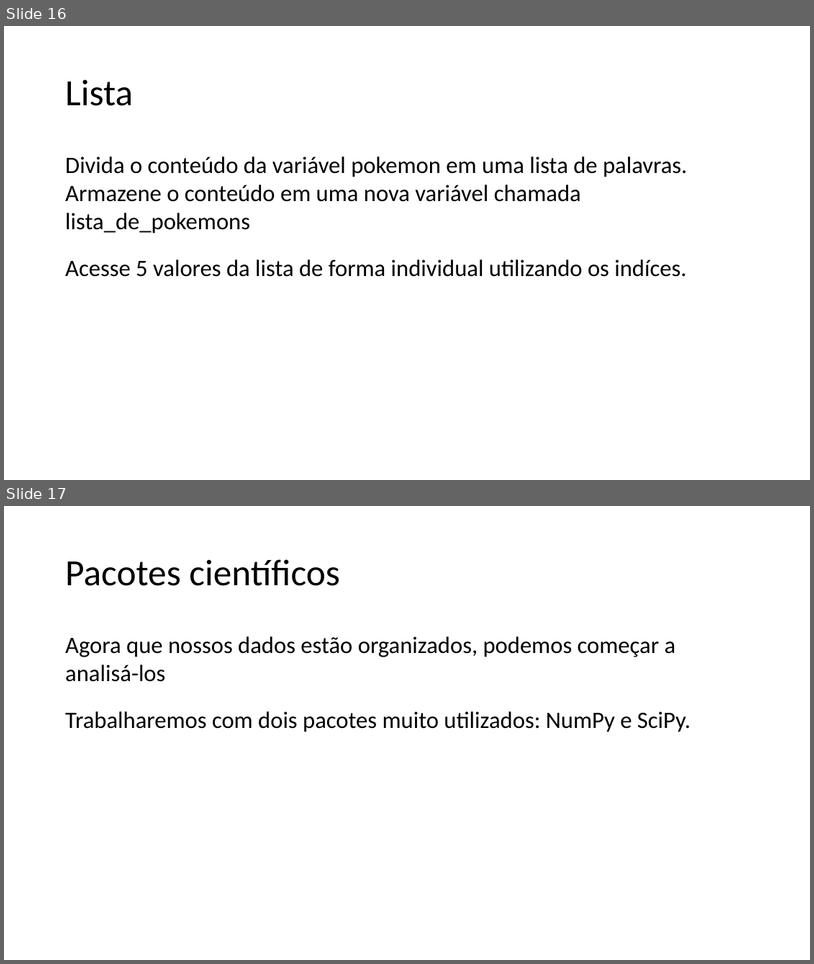
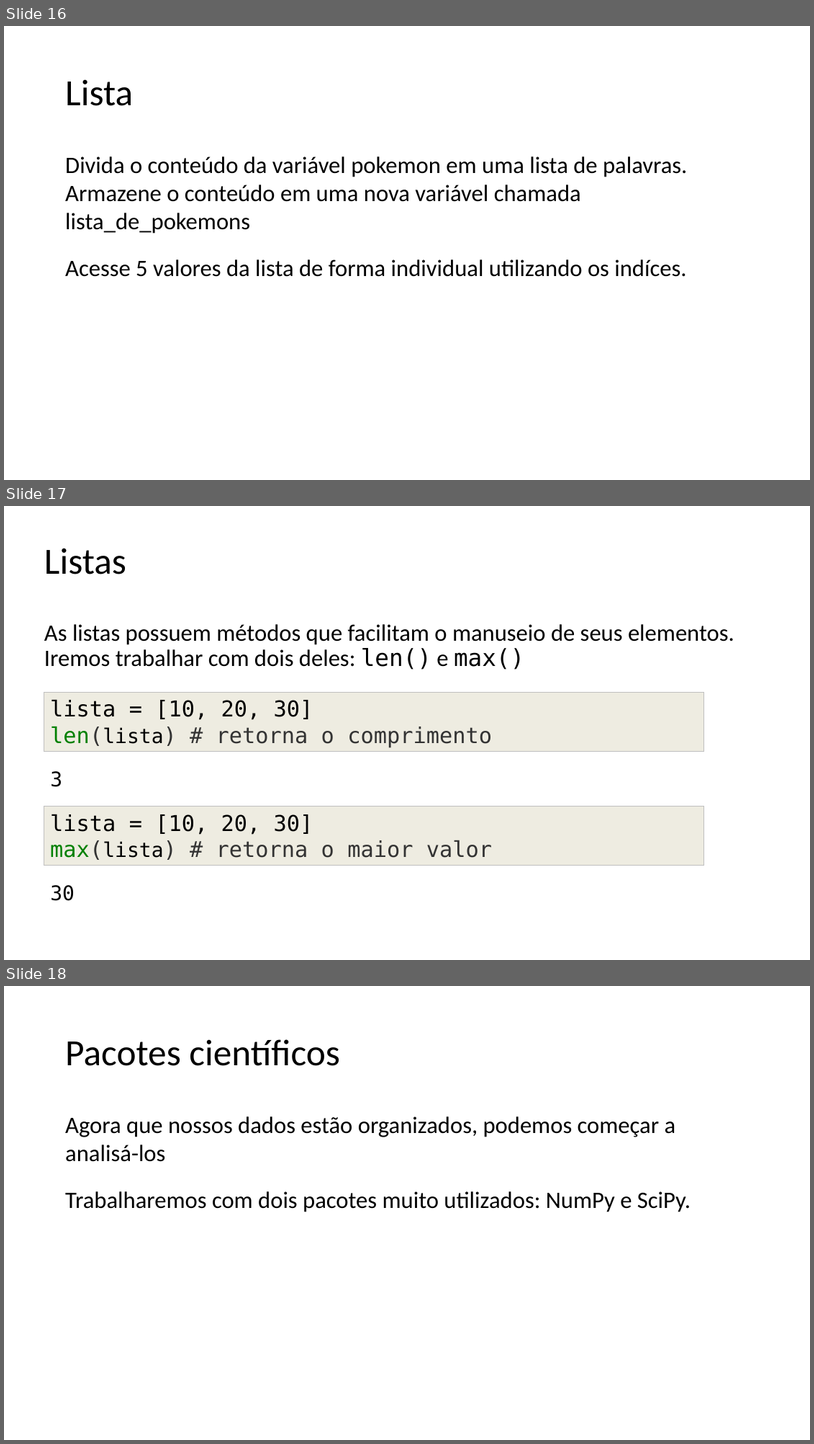
Before and after one commit to lidimayra/basic-stats, a slide deck: presentation.pptx. Shown one above the other, each under a label of ours: slides 16 and 17 before the commit, slides 16, 17 and 18 after it. The pictures are 814x964 and 814x1444 pixels, drawn with LibreOffice and Linux fonts; fonts in the diff are those of the drawing. Boxes give left, top, right and bottom in pixels: in the first picture for what was removed or moved away, otherwise in the second. Text is boxed around its words. In the diff, an @@ line names an element or a change of style, - is before the commit and + after.

```diff
--- a/presentation.pptx
+++ b/presentation.pptx
@@ slide 17 added at (4, 506, 810, 960), background #FFFFFF @@
@@ title added at (44, 548, 126, 574), 44 pt, text #000000 @@
+Listas
@@ subtitle added at (44, 624, 735, 669), 28 pt, text #000000 @@
+As listas possuem métodos que facilitam o manuseio de seus elementos. Iremos trabalhar com dois deles: len() e max()
@@ rectangle added at (44, 692, 705, 751), fill #EEECE1, outline #BFBFBF 0.75 pt, 26 pt, text #333333 @@
+lista = [10, 20, 30]
+len(lista) # retorna o comprimento
@@ text added at (50, 771, 62, 787), 24 pt, text #000000 @@
+3
@@ rectangle added at (44, 806, 705, 865), fill #EEECE1, outline #BFBFBF 0.75 pt, 26 pt, text #000000 @@
+lista = [10, 20, 30]
+max(lista) # retorna o maior valor
@@ text added at (50, 885, 75, 901), 24 pt, text #000000 @@
+30
@@ what was slide 17 is now slide 18 @@
```
Also in this commit, not shown: 6 slides changed.
